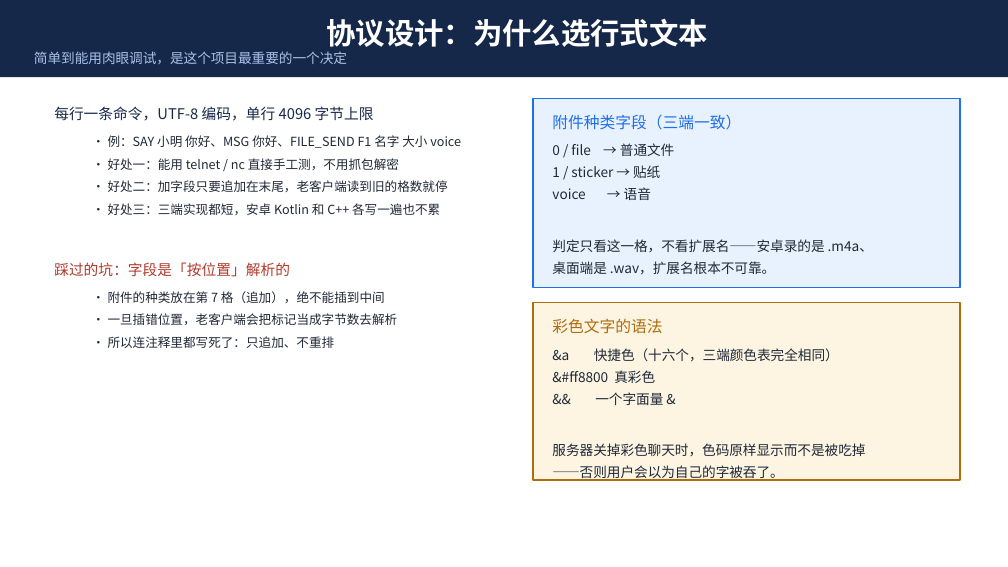
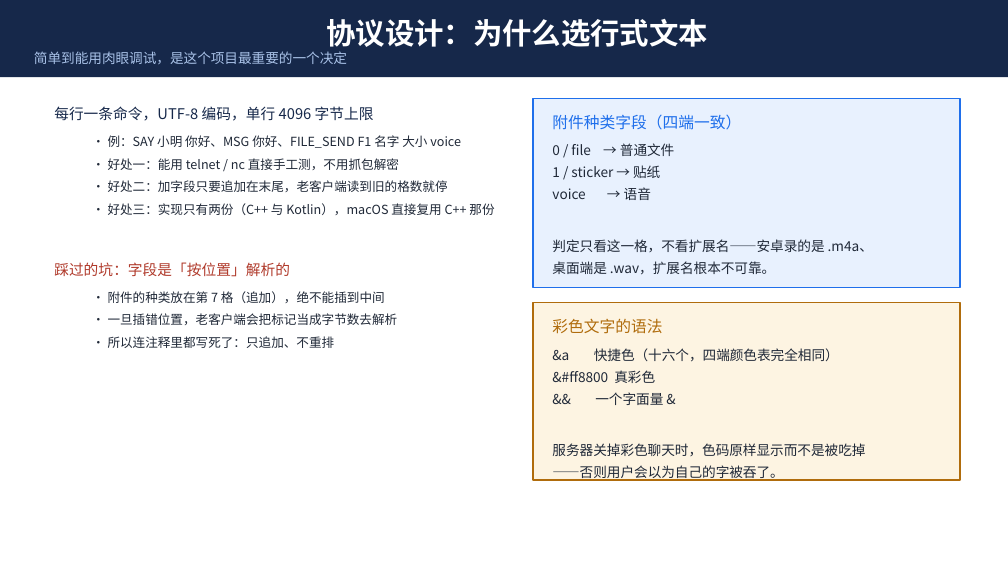
Before and after one commit to dongfang20101113/DChat, a slide deck: slide 6 of dchat-项目介绍.pptx. Drawn at 1008x567 pixels with LibreOffice and Linux fonts; fonts in the diff are those of the drawing. Boxes give left, top, right and bottom in pixels: in the first picture for what was removed or moved away, otherwise in the second. Text is boxed around its words. In the diff, an @@ line names an element or a change of style, - is before the commit and + after.

```diff
--- a/dchat-项目介绍.pptx
+++ b/dchat-项目介绍.pptx
@@ text at [552, 115, 741, 130]: text changed @@
-附件种类字段（三端一致）
+附件种类字段（四端一致）
@@ text at [108, 203, 494, 215]: text changed @@
-  · 好处三：三端实现都短，安卓 Kotlin 和 C++ 各写一遍也不累
+  · 好处三：实现只有两份（C++ 与 Kotlin），macOS 直接复用 C++ 那份
@@ text at [552, 348, 839, 362]: text changed @@
-&a 快捷色（十六个，三端颜色表完全相同）
+&a 快捷色（十六个，四端颜色表完全相同）
```
Also in this commit, not shown: 13 other slides changed, 4 other files.
